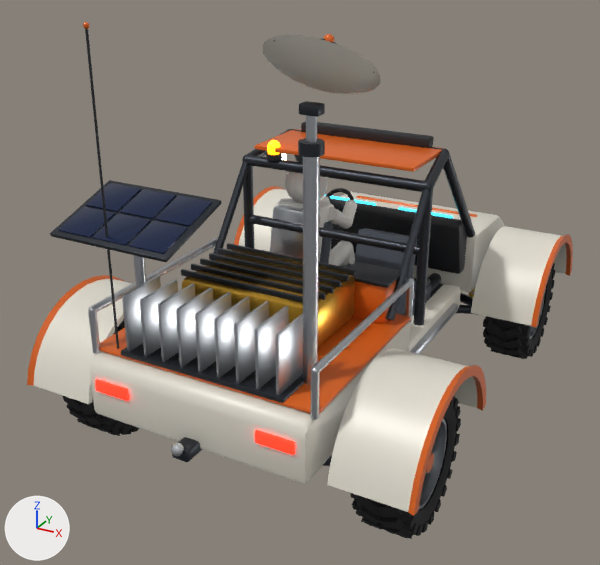
Renders of the glTF model src/client/assets/rover.glb from each side of a commit.
One viewpoint serves both versions: a camera (50 mm lens) standing at (2.65, -5.45, 2.7) and looking at (-0.12, -0.41, 0.18). The lights are fixed; the arrows at lower left show +X, +Y and +Z. The older version comes first. Where no turn or scale is listed for an object, it has been applied to the vertices.

Script lines for the objects in view, before the commit:
```python
ob_dish = bpy.data.objects.new('Dish', me_dish)
ob_dish.location = (0.62, -1.62, 1.62)
ob_driver = bpy.data.objects.new('Driver', me_driver)
ob_driver.location = (-0.36, 0.3, 0.0)
ob_wheel_rl = bpy.data.objects.new('Wheel_RL', me_wheel_rl)
ob_wheel_rl.location = (-1.15, -1.3, -0.4)
# also in view: 'Wheel_FR' at (1.15, 1.3, -0.4); 'Chassis' at (0.0, 0.01, 0.78); 'Wheel_RR' at (1.15, -1.3, -0.4)
```
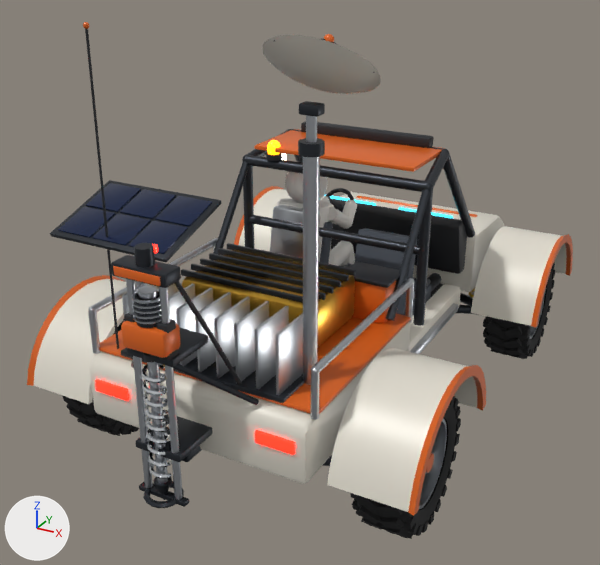
The change, as a diff of the scene's bpy script:
```diff
--- a/src/client/assets/rover.glb.py
+++ b/src/client/assets/rover.glb.py
@@ me_drillrig @@
+me_drillrig.from_pydata(...)  # 526 vertices, 980 faces; spans x -0.46..0.46, y -2.42..-1.89, z -0.46..1.14
+# faces by material slot: [72, 732, 108, 36, 32]
+me_drillrig.materials.append(mat_aluminium)  # light grey #c3c7cc
+me_drillrig.materials.append(mat_frame)  # dark grey #3b3f45
+me_drillrig.materials.append(mat_accent)  # orange #e0661c
+me_drillrig.materials.append(mat_taillight)  # red #ff2a1a, glowing red #ff2010
+me_drillrig.materials.append(mat_darkplastic)  # black #1d1f23
@@ me_drillbit @@
+me_drillbit.from_pydata(...)  # 613 vertices, 1204 faces; spans x -0.073..0.073, y -0.073..0.073, z -1.02..0.0
+# faces by material slot: [36, 1080, 44, 44]
+me_drillbit.materials.append(mat_aluminium)  # light grey #c3c7cc
+me_drillbit.materials.append(mat_chrome)  # white #e8ecef
+me_drillbit.materials.append(mat_frame)  # dark grey #3b3f45
+me_drillbit.materials.append(mat_darkplastic)  # black #1d1f23
@@ me_drill @@
+me_drill.from_pydata(...)  # 384 vertices, 728 faces; spans x -0.15..0.15, y -0.085..0.085, z -0.11..0.27
+# faces by material slot: [108, 216, 60, 344]
+me_drill.materials.append(mat_accent)  # orange #e0661c
+me_drill.materials.append(mat_darkplastic)  # black #1d1f23
+me_drill.materials.append(mat_frame)  # dark grey #3b3f45
+me_drill.materials.append(mat_aluminium)  # light grey #c3c7cc
@@ ob_drillrig @@
+ob_drillrig = bpy.data.objects.new('DrillRig', me_drillrig)
+ob_drillrig.location = (0.0, 0.0, 0.0)
@@ ob_drillbit @@
+ob_drillbit = bpy.data.objects.new('DrillBit', me_drillbit)
+ob_drillbit.location = (0.0, -2.3, 0.54)
@@ ob_drill @@
+ob_drill = bpy.data.objects.new('Drill', me_drill)
+ob_drill.location = (0.0, -2.3, 0.62)
```

Where the change shows, as pixel boxes [x1, y1, x2, y2] in the pictures (600 x 565 px):
'DrillRig', added
    after: [111, 243, 259, 508]
    faces in mat_frame (dark grey #3b3f45): [111, 243, 259, 508]
    faces in mat_aluminium (light grey #c3c7cc): [126, 279, 183, 500]
    faces in mat_darkplastic (black #1d1f23): [174, 281, 242, 385]
    faces in mat_accent (orange #e0661c): [113, 266, 161, 286]
'Drill', added
    after: [121, 286, 181, 362]
    faces in mat_accent (orange #e0661c): [121, 321, 181, 358]
    faces in mat_aluminium (light grey #c3c7cc): [132, 286, 161, 324]
    faces in mat_darkplastic (black #1d1f23): [124, 313, 178, 362]
    faces in mat_frame (dark grey #3b3f45): [135, 291, 161, 328]
'DrillBit', added
    after: [141, 352, 172, 500]
    faces in mat_chrome (white #e8ecef): [141, 363, 172, 479]
    faces in mat_aluminium (light grey #c3c7cc): [147, 362, 168, 484]
    faces in mat_frame (dark grey #3b3f45): [153, 477, 172, 500]
